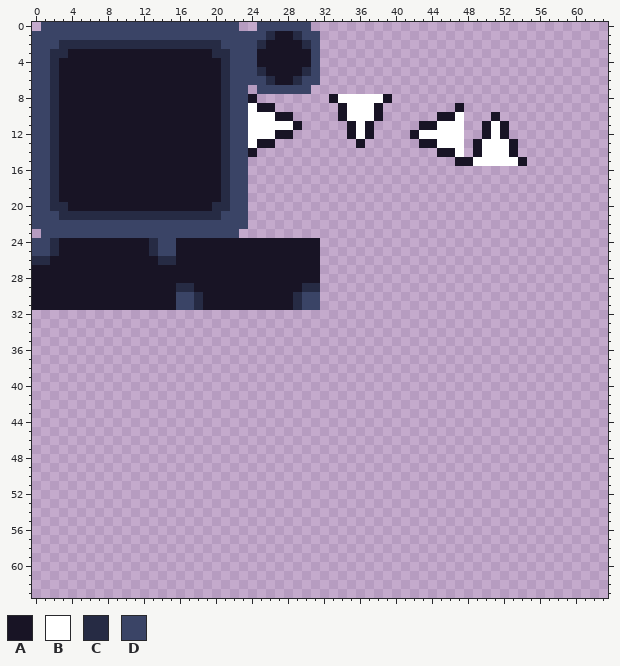
Two states of a pixel-art file, images/tileset.aseprite. The picture above was drawn from the file before the commit.
64x64 pixels, 1 frame.
Palette (. is transparent): A #181425  B #ffffff  C #262b44  D #3a4466
Pixels before (only the part around the change), first column x 0:
27 AAAAAAAAAAAAAAAAAAAAAAAAAAAAAAAA................
28 AAAAAAAAAAAAAAAAAAAAAAAAAAAAAAAA................
29 AAAAAAAAAAAAAAAACCAAAAAAAAAAAACC................
30 AAAAAAAAAAAAAAAADDCAAAAAAAAAACDD................
31 AAAAAAAAAAAAAAAADDCAAAAAAAAAACDD................
32 ................................................
33 ................................................
34 ................................................
35 ................................................
36 ................................................
37 ................................................
38 ................................................
39 ................................................
40 ................................................
41 ................................................
42 ................................................
43 ................................................
44 ................................................
45 ................................................
46 ................................................
47 ................................................
48 ................................................
49 ................................................
50 ................................................
51 ................................................
52 ................................................
53 ................................................
54 ................................................
55 ................................................
56 ................................................
57 ................................................
58 ................................................
59 ................................................
60 ................................................
61 ................................................
62 ................................................
The result:
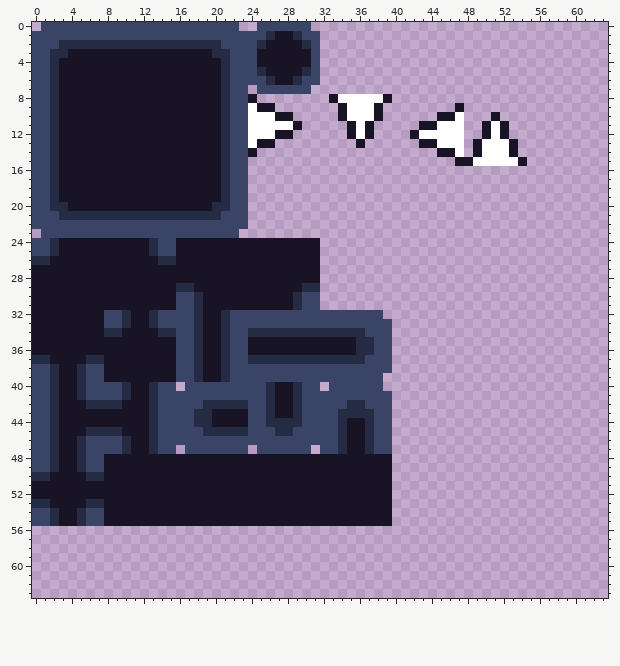
Difference:
y 32: x 0..38 ....................................... -> AAAAAAAADDCAACDDDDCAACDDDDDDDDDDDDDDDDD
y 33: x 0..39 ........................................ -> AAAAAAAADDCAACDDDDCAACDDDDDDDDDDDDDDDDDD
y 34: x 0..39 ........................................ -> AAAAAAAACCAAAACCDDCAACDDCCCCCCCCCCCCCDDD
y 35..36: x 0..39 ........................................ -> AAAAAAAAAAAAAAAADDCAACDDAAAAAAAAAAAACCDD
y 37: x 0..39 ........................................ -> CCAAAACCAAAAAAAADDCAACDDCCCCCCCCCCCCCDDD
y 38: x 0..39 ........................................ -> DDCAACDDAAAAAAAADDCAACDDDDDDDDDDDDDDDDDD
y 39: x 0..38 ....................................... -> DDCAACDDAAAAAAAADDCAACDDDDDDDDDDDDDDDDD
y 40: x 0..15 ................ -> DDCAACDDDDCAACDD; x 17..31 ............... -> DDDDDDDDDCAACDD; x 33..38 ...... -> DDDDDD
y 41: x 0..39 ........................................ -> DDCAACDDDDCAACDDDDDDDDDDDDCAACDDDDDDDDDD
y 42: x 0..39 ........................................ -> DDCAAACCCCAAACDDDDDCCCCCDDCAACDDDDDCCDDD
y 43: x 0..39 ........................................ -> DDCAAAAAAAAAACDDDDCCAAAADDCAACDDDDCCCCDD
y 44: x 0..39 ........................................ -> DDCAAAAAAAAAACDDDDCCAAAADDCCCCDDDDCAACDD
y 45: x 0..39 ........................................ -> DDCAAACCCCAAACDDDDDCCCCCDDDCCDDDDDCAACDD
y 46: x 0..39 ........................................ -> DDCAACDDDDCAACDDDDDDDDDDDDDDDDDDDDCAACDD
y 47: x 0..15 ................ -> DDCAACDDDDCAACDD; x 17..23 ....... -> DDDDDDD; x 25..30 ...... -> DDDDDD; x 32..39 ........ -> DDCAACDD
y 48..49: x 0..39 ........................................ -> DDCAACDDAAAAAAAAAAAAAAAAAAAAAAAAAAAAAAAA
y 50: x 0..39 ........................................ -> CCAAAACCAAAAAAAAAAAAAAAAAAAAAAAAAAAAAAAA
y 51..52: x 0..39 ........................................ -> AAAAAAAAAAAAAAAAAAAAAAAAAAAAAAAAAAAAAAAA
y 53: x 0..39 ........................................ -> CCAAAACCAAAAAAAAAAAAAAAAAAAAAAAAAAAAAAAA
y 54..55: x 0..39 ........................................ -> DDCAACDDAAAAAAAAAAAAAAAAAAAAAAAAAAAAAAAA
Changed places in both pictures, as pixel boxes (x1, y1, x2, y2):
added: (32, 310, 392, 526)
